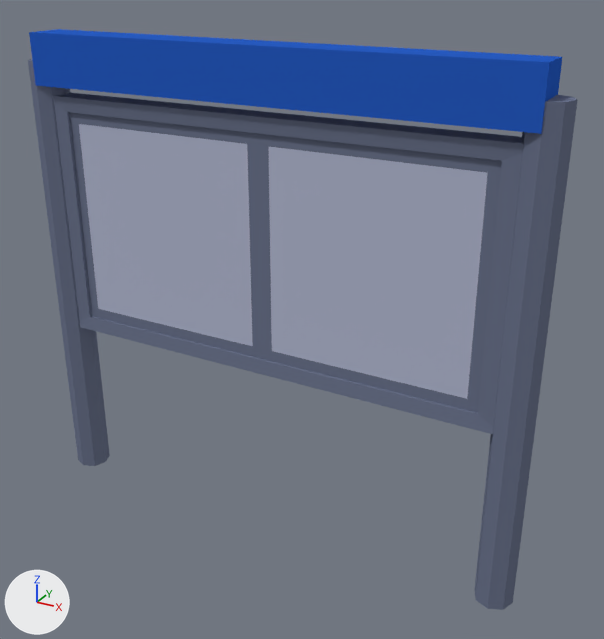
Two versions of the Blender file AllAboard/Assets/Models/BillboardInfo/Billboard_Info.blend, one commit apart.
Before and after are seen from a 50 mm camera at (7.86, -12.83, 11.34) aimed at (0.66, 0.27, 4.78). Lighting does not change. The marker at lower left points along +X, +Y and +Z.

Objects in the first picture: 'Billboard_Info'.
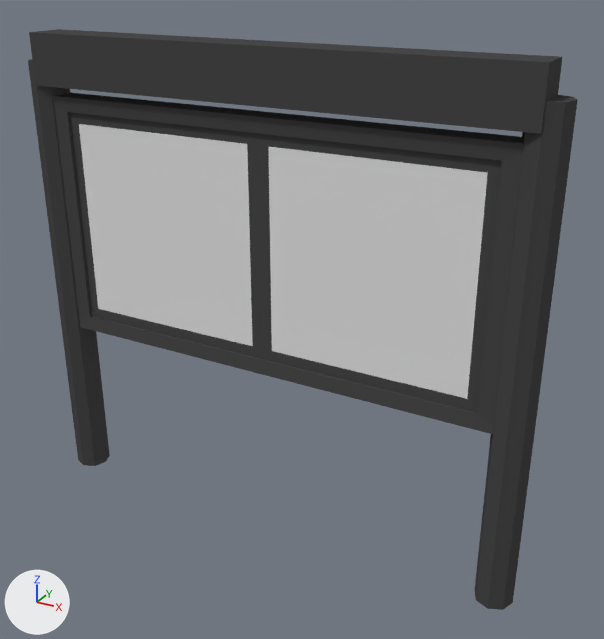
Boxes [x1, y1, x2, y2] around the edits, measured in the pictures (604 x 639 px):
```json
{"part": 1, "of": "me_billboard_info", "change": "recoloured", "before": [28, 29, 578, 610], "after": [28, 29, 578, 610], "on screen": "blue to black"}
{"part": 2, "of": "me_billboard_info", "change": "recoloured", "before": [79, 124, 253, 346], "after": [79, 124, 253, 346]}
{"part": 3, "of": "me_billboard_info", "change": "recoloured", "before": [269, 147, 488, 399], "after": [269, 147, 488, 399]}
```

Edits to the scene script, one JSON object a line:
```json
{"op": "add", "block": "mat_billboard_info_1", "code": ["mat_billboard_info_1 = principled_material('BillBoard_Info')", "mat_billboard_info_1.base_color = (0.8, 0.8, 0.8)  # white #e7e7e7"]}
{"op": "add", "block": "mat_billboardcolor", "code": ["mat_billboardcolor = bpy.data.materials.new('BillboardColor')", "# nodes: BrightContrast, BsdfPrincipled, OutputMaterial", "# colours: dark grey #4a4a4a"]}
{"block": "me_billboard_info", "where": "me_billboard_info.from_pydata(...)  # 84 vertices, 66 faces; spans x -5.38..5.38, y -0.4..0.4, z 0.0..9.91"}
{"block": "me_billboard_info", "where": "# used by ob_billboard_info; location = (0.0, 0.0, 0.0)"}
{"block": "me_billboard_info", "change": "me_billboard_info part 1: 64 of the faces centred in x -5.32..5.32, y -0.4..0.4, z 0.0..9.91 switch from mat_billboard_info (picture img_palette_png) to mat_billboardcolor"}
{"block": "me_billboard_info", "change": "me_billboard_info part 2: the 1 face centred in x -2.21, y -0.16, z 6.19 switches from mat_billboard_info (picture img_palette_png) to mat_billboard_info_1 (white #e7e7e7)"}
{"block": "me_billboard_info", "change": "me_billboard_info part 3: the 1 face centred in x 2.21, y -0.16, z 6.19 switches from mat_billboard_info (picture img_palette_png) to mat_billboard_info_1 (white #e7e7e7)"}
{"op": "add", "block": "me_billboard_info", "code": "me_billboard_info.materials.append(mat_billboard_info_1)  # white #e7e7e7"}
```
